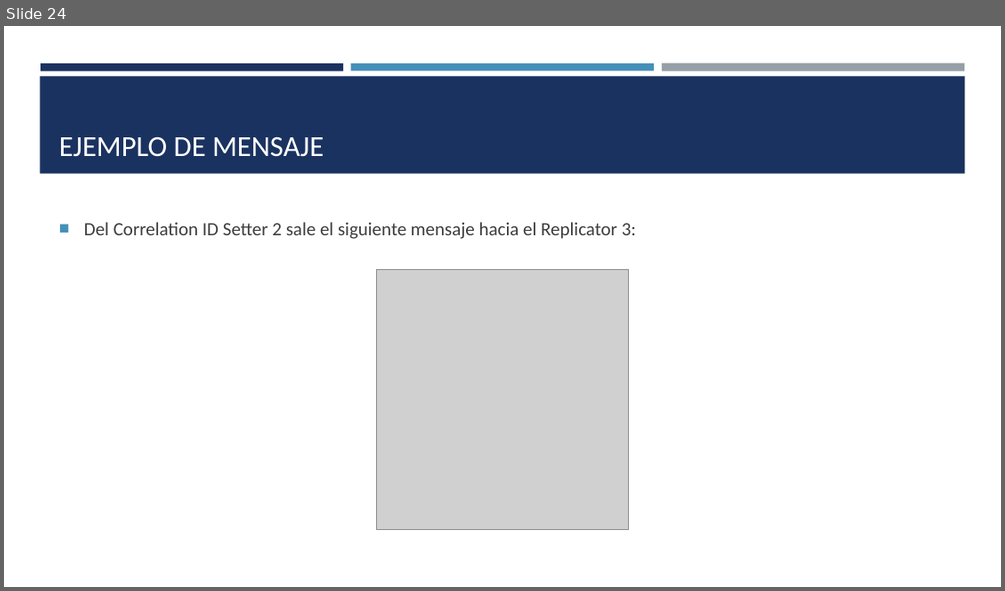
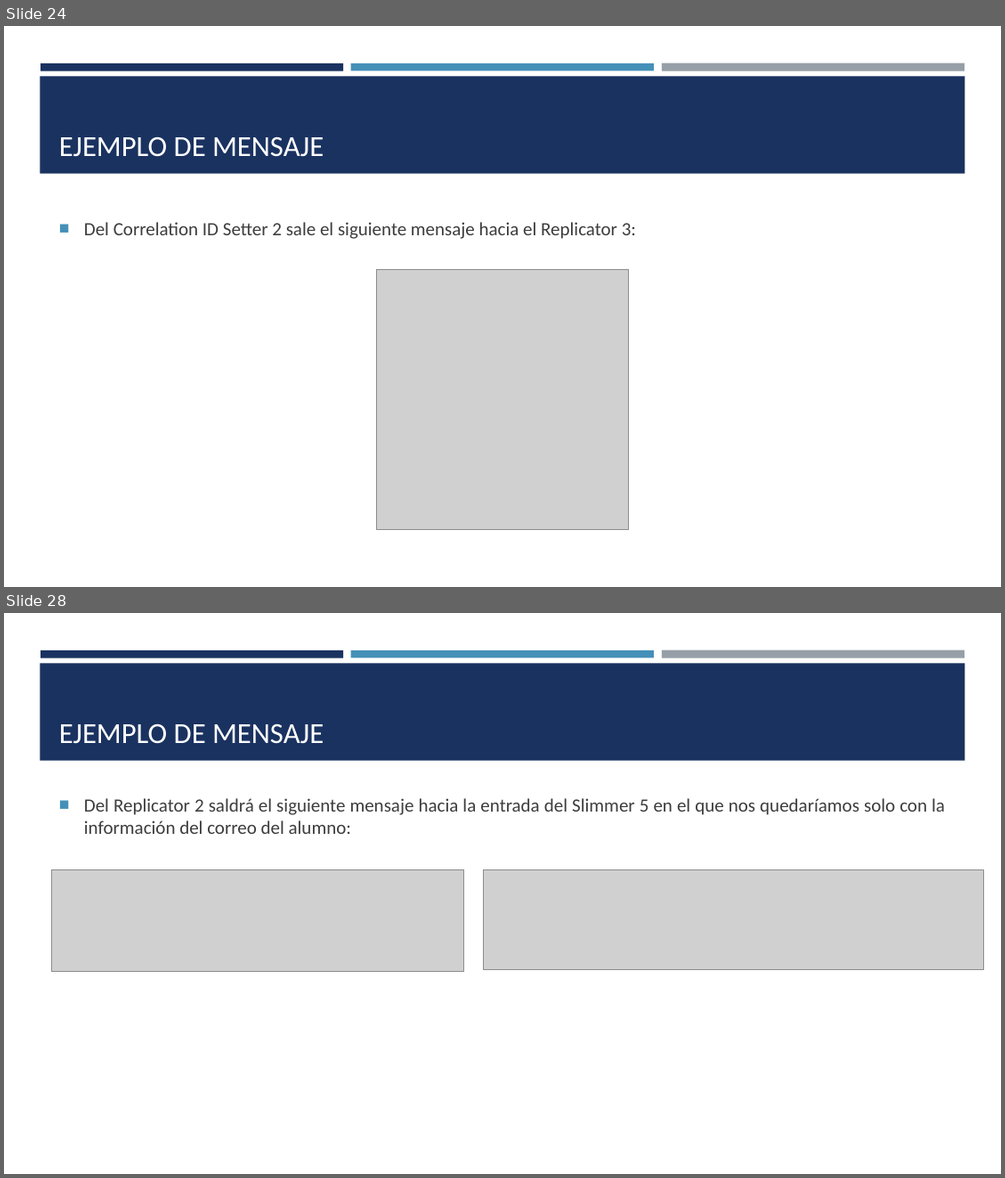
Before and after one commit to SaulRC1/Integracion-de-la-informacion-y-aplicaciones, a slide deck: Ejercicio 1 - IIA/Ejercicio 1 IIA.pptx. Shown one above the other, each under a label of ours: slide 24 before the commit, slides 24 and 28 after it; the slides between them are not shown. The pictures are 1005x591 and 1005x1178 pixels, drawn with LibreOffice and Linux fonts; fonts in the diff are those of the drawing; grey boxes stand for pictures. Boxes give left, top, right and bottom in pixels: in the first picture for what was removed or moved away, otherwise in the second. Text is boxed around its words. In the diff, an @@ line names an element or a change of style, - is before the commit and + after.

```diff
--- a/Ejercicio 1 - IIA/Ejercicio 1 IIA.pptx
+++ b/Ejercicio 1 - IIA/Ejercicio 1 IIA.pptx
@@ slide 28 added at <box>4,613,1001,1174</box>, background #FFFFFF; not listed: 4 template elements that a slide beside it also shows @@
@@ title added at <box>59,724,324,744</box>, 28 pt, text #FFFFFF @@
+EJEMPLO DE MENSAJE
@@ text added at <box>84,798,945,834</box>, 18 pt, text #3D3D3D @@
+■ Del Replicator 2 saldrá el siguiente mensaje hacia la entrada del Slimmer 5 en el que nos quedaríamos solo con la información del correo del alumno:
@@ picture added at <box>52,869,465,971</box> @@
@@ picture added at <box>484,869,984,970</box> @@
```
Also in this commit, not shown: 21 other slides added.
